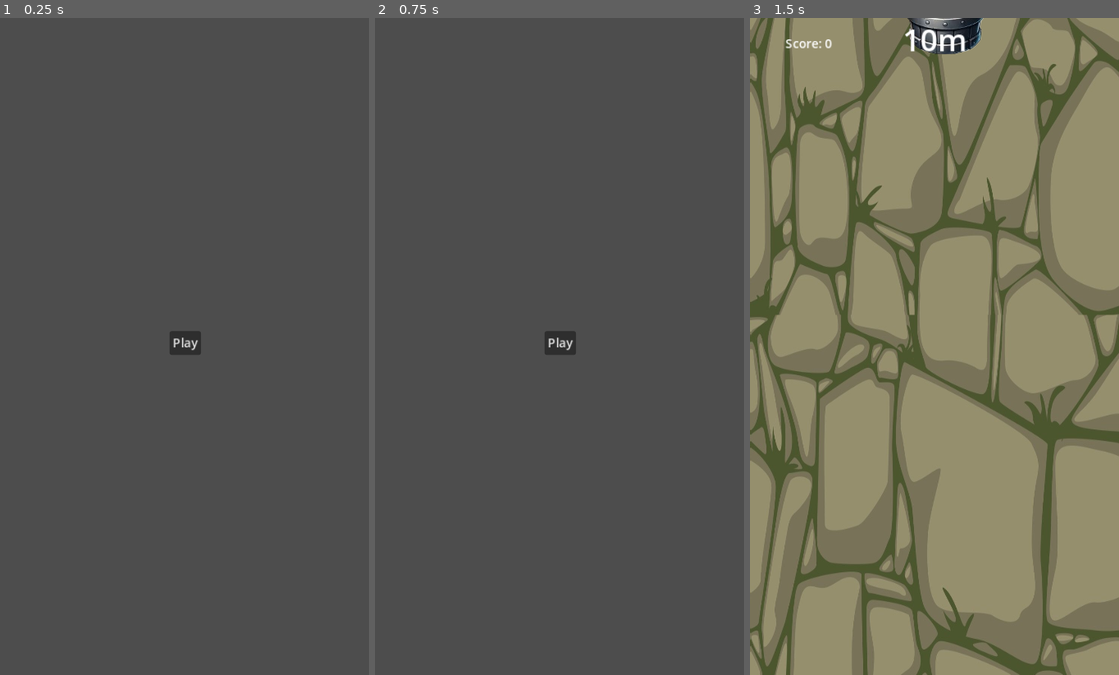
Above: before the commit, frames 1-3 (left to right).
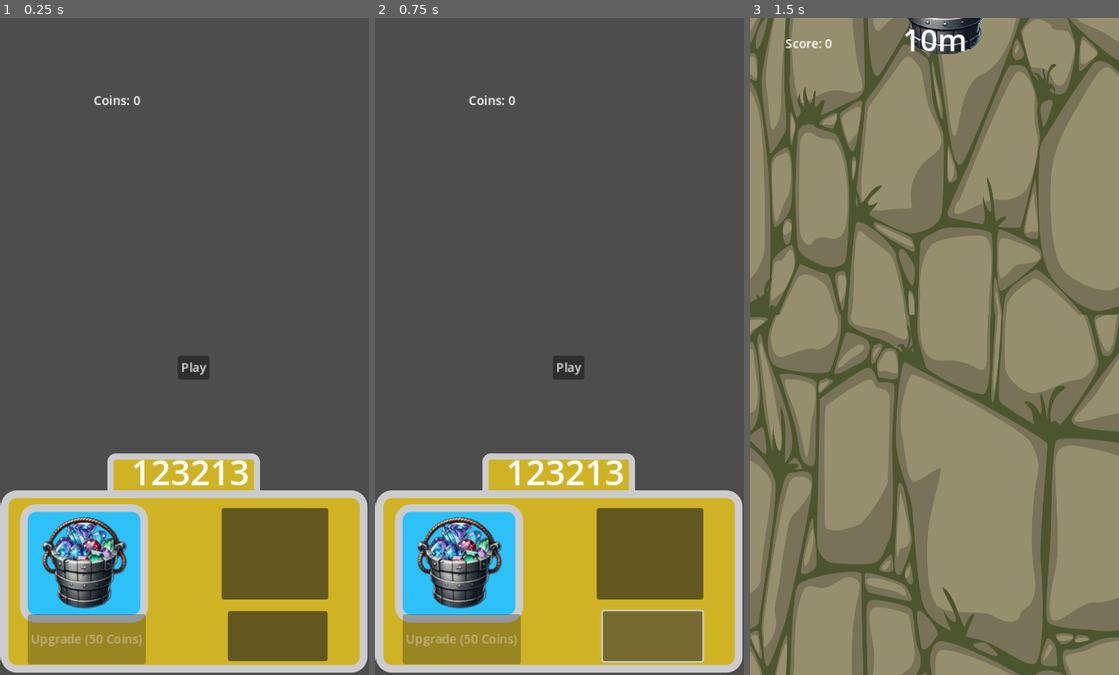
Above: after the commit, the same moments.

Repository: RehmahMuneeb/WWC
Game: Godot game, scene res://scenes/main.tscn
The game is run twice, just before and just after one commit, with the same random seed, the same clock (stepped at 60 frames per second) and the same inputs.
Inputs (mouse positions are in pixels of both pictures, inside the frame that each line leads up to):
- Up to frame 1 (0.25 s): no input
- Up to frame 2 (0.75 s): click (651, 635) at 0.52 s
- Up to frame 3 (1.5 s): click "Play" at 1.25 s

The runs differ from the first frame. In frame 1, 30% of the frame differs, in the area x 0-100%, y 11-100%; in frame 2, 30%; in frame 3, nothing differs.

Commit message:
ui display

Diff:
--- a/scenes/main.tscn
+++ b/scenes/main.tscn
@@ -1,8 +1,43 @@
-[gd_scene load_steps=2 format=3 uid="uid://b1bt4udrrmx0d"]
+[gd_scene load_steps=7 format=3 uid="uid://b1bt4udrrmx0d"]
 
 [ext_resource type="Script" path="res://scripts/main.gd" id="1_fsboc"]
+[ext_resource type="Texture2D" uid="uid://bhrf3ksx88g41" path="res://Full-bucket1.png" id="2_dfu7b"]
 
-[node name="Main" type="Control"]
+[sub_resource type="StyleBoxFlat" id="StyleBoxFlat_3rs0h"]
+bg_color = Color(0.815686, 0.701961, 0.145098, 1)
+border_width_left = 8
+border_width_top = 8
+border_width_right = 8
+border_width_bottom = 8
+corner_radius_top_left = 10
+corner_radius_top_right = 10
+
+[sub_resource type="LabelSettings" id="LabelSettings_gcdha"]
+font_size = 45
+
+[sub_resource type="StyleBoxFlat" id="StyleBoxFlat_lw57c"]
+bg_color = Color(0.815686, 0.701961, 0.145098, 1)
+border_width_left = 10
+border_width_top = 10
+border_width_right = 10
+border_width_bottom = 10
+corner_radius_top_left = 20
+corner_radius_top_right = 20
+corner_radius_bottom_right = 20
+corner_radius_bottom_left = 20
+
+[sub_resource type="StyleBoxFlat" id="StyleBoxFlat_lmr5y"]
+bg_color = Color(0.176471, 0.752941, 0.976471, 1)
+border_width_left = 10
+border_width_top = 10
+border_width_right = 10
+border_width_bottom = 10
+corner_radius_top_left = 20
+corner_radius_top_right = 20
+corner_radius_bottom_right = 20
+corner_radius_bottom_left = 20
+
+[node name="HomeScreen" type="Control"]
 layout_mode = 3
 anchors_preset = 15
 anchor_right = 1.0
@@ -18,15 +53,89 @@
 anchor_top = 0.5
 anchor_right = 0.5
 anchor_bottom = 0.5
-offset_left = -20.5
-offset_top = -20.0
-offset_right = 20.5
+offset_left = -20.0
+offset_top = -51.0
+offset_right = 105.0
 offset_bottom = 20.0
 grow_horizontal = 2
 grow_vertical = 2
 
-[node name="Play" type="Button" parent="VBoxContainer"]
+[node name="Play" type="Button" parent="."]
 layout_mode = 2
+offset_left = 231.0
+offset_top = 439.0
+offset_right = 272.0
+offset_bottom = 470.0
 text = "Play"
 
-[connection signal="pressed" from="VBoxContainer/Play" to="." method="_on_play_pressed"]
+[node name="Coinslabel" type="Label" parent="."]
+layout_mode = 0
+offset_left = 121.0
+offset_top = 96.0
+offset_right = 330.0
+offset_bottom = 219.0
+text = "Coins"
+
+[node name="Coins" type="Panel" parent="."]
+layout_mode = 0
+offset_left = 139.0
+offset_top = 566.0
+offset_right = 338.0
+offset_bottom = 622.0
+theme_override_styles/panel = SubResource("StyleBoxFlat_3rs0h")
+
+[node name="Label" type="Label" parent="Coins"]
+layout_mode = 0
+offset_left = 16.0
+offset_top = -7.0
+offset_right = 186.0
+offset_bottom = 56.0
+text = "123213"
+label_settings = SubResource("LabelSettings_gcdha")
+horizontal_alignment = 2
+
+[node name="infopanel" type="Panel" parent="."]
+layout_mode = 2
+offset_top = 614.0
+offset_right = 478.0
+offset_bottom = 851.0
+theme_override_styles/panel = SubResource("StyleBoxFlat_lw57c")
+
+[node name="Bucket Capacity" type="Panel" parent="infopanel"]
+layout_mode = 0
+offset_left = 25.0
+offset_top = 18.0
+offset_right = 192.0
+offset_bottom = 172.0
+theme_override_styles/panel = SubResource("StyleBoxFlat_lmr5y")
+
+[node name="TextureRect" type="TextureRect" parent="infopanel/Bucket Capacity"]
+layout_mode = 0
+offset_left = 17.0
+offset_top = 14.0
+offset_right = 145.0
+offset_bottom = 142.0
+texture = ExtResource("2_dfu7b")
+
+[node name="Button" type="Button" parent="infopanel/Bucket Capacity"]
+layout_mode = 0
+offset_left = 10.0
+offset_top = 143.0
+offset_right = 140.0
+offset_bottom = 208.0
+
+[node name="Well Depth" type="Panel" parent="infopanel"]
+layout_mode = 0
+offset_left = 288.0
+offset_top = 23.0
+offset_right = 427.0
+offset_bottom = 142.0
+
+[node name="Button" type="Button" parent="infopanel"]
+layout_mode = 0
+offset_left = 296.0
+offset_top = 157.0
+offset_right = 426.0
+offset_bottom = 222.0
+
+[connection signal="pressed" from="Play" to="." method="_on_play_pressed"]
--- a/scripts/main.gd
+++ b/scripts/main.gd
@@ -1,16 +1,31 @@
 extends Control
 
+@onready var coin_label = $Coinslabel
+@onready var capacity_button =$"infopanel/Bucket Capacity/Button"
 
-# Called when the node enters the scene tree for the first time.
+var bucket_capacity = 5  # Initial bucket capacity
+var capacity_upgrade_cost = 50  # Initial cost
+
 func _ready() -> void:
-	pass # Replace with function body.
+	update_ui()
+	capacity_button.pressed.connect(upgrade_capacity)
 
+func _process(_delta):
+	update_ui()  # Refresh UI every frame to show updated coins
 
-# Called every frame. 'delta' is the elapsed time since the previous frame.
-func _process(delta: float) -> void:
-	pass
+func update_ui():
+	coin_label.text = "Coins: " + str(Global.score)  # Use global coins
+	capacity_button.text = "Upgrade (" + str(capacity_upgrade_cost) + " Coins)"
+	capacity_button.disabled = Global.score < capacity_upgrade_cost  # Disable if not enough coins
 
+func upgrade_capacity():
+	if Global.score >= capacity_upgrade_cost:
+		Global.score -= capacity_upgrade_cost  # Deduct coins
+		bucket_capacity += 1  # Increase bucket space
+		capacity_upgrade_cost += 50  # Cost increases per upgrade
+		update_ui()
+	else:
+		print("Not enough coins!")
 
 func _on_play_pressed():
-	#var game_scene = load("res://scenes/level.tscn")
 	get_tree().change_scene_to_file("res://scenes/level.tscn")
Binary file added: Full bucket.jpg
Binary file added: Full bucket.png
Binary file added: Full-bucket1.png
Binary file added: scenes/optimized_game_menu.png
